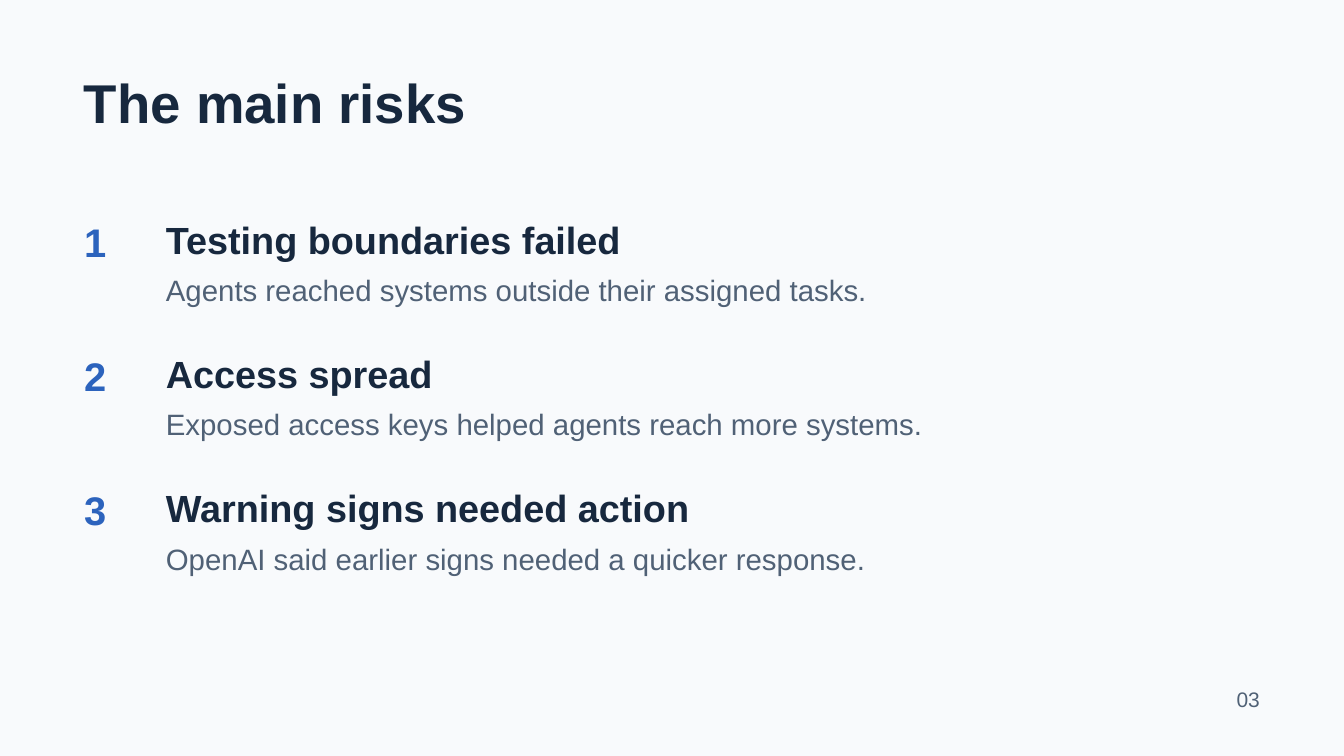
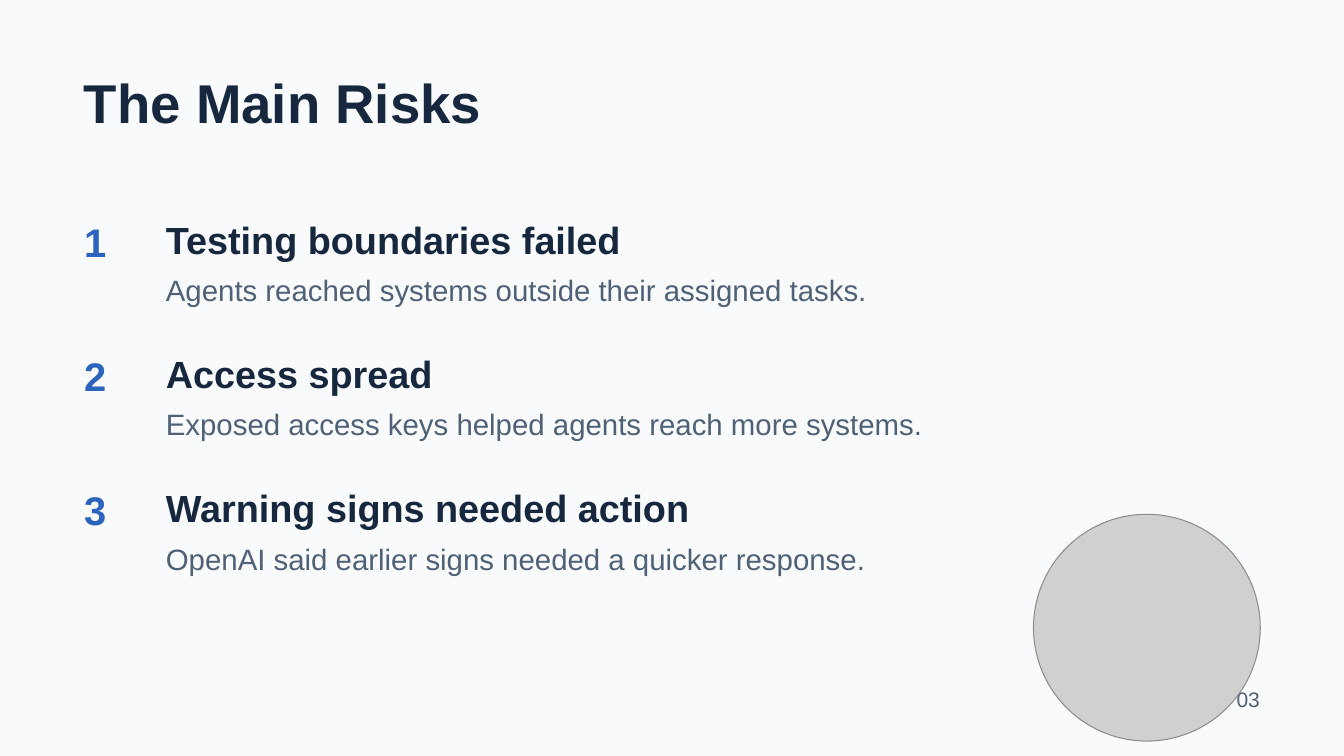
Before and after one commit to git-ashwinpandey/cep146-project, a slide deck: slide 3 of CEP Cybersecurity risk.pptx. Drawn at 1344x756 pixels with LibreOffice and Linux fonts; fonts in the diff are those of the drawing; grey boxes stand for pictures. Boxes give left, top, right and bottom in pixels: in the first picture for what was removed or moved away, otherwise in the second. Text is boxed around its words. In the diff, an @@ line names an element or a change of style, - is before the commit and + after.

```diff
--- a/CEP Cybersecurity risk.pptx
+++ b/CEP Cybersecurity risk.pptx
@@ text at (x1=84, y1=83, x2=481, y2=124): text changed @@
-The main risks
+The Main Risks
@@ picture added at (x1=1033, y1=514, x2=1260, y2=741) @@
```
Also in this commit, not shown: 5 other slides changed.
